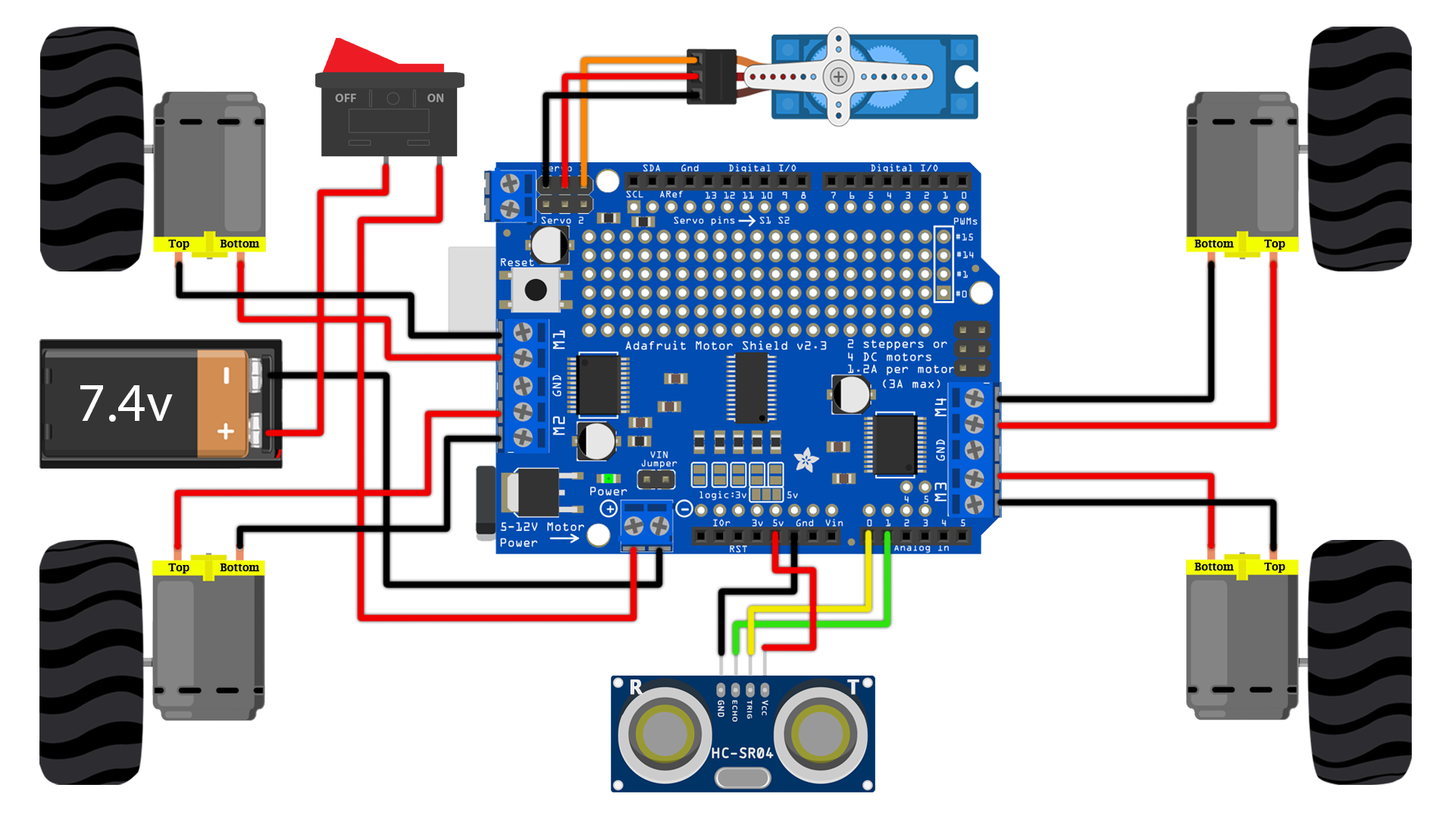
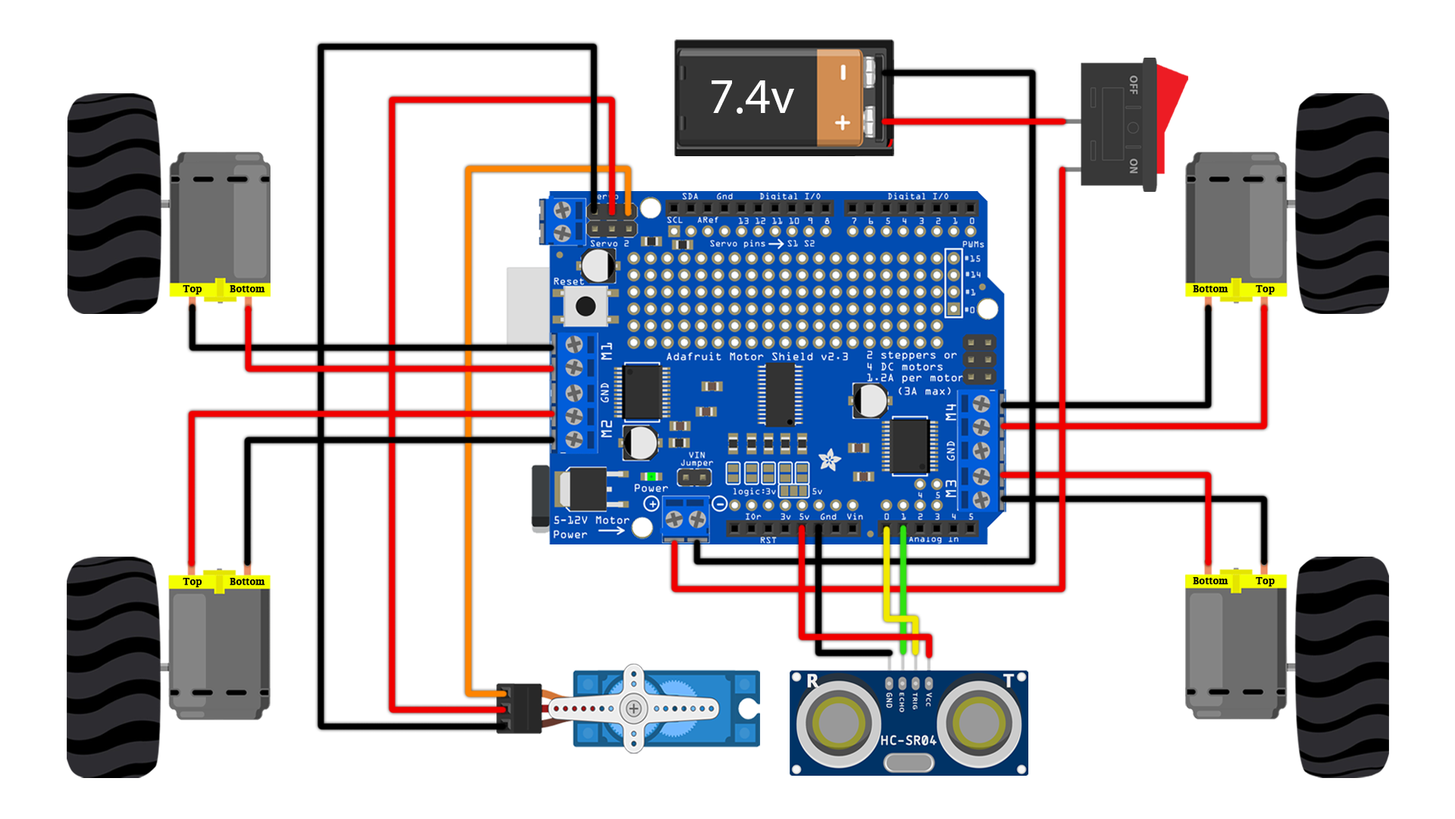
Revision of a layered 1455 x 819 image; what changed, layer by layer:
moved "VCC" (2nd of 15, in "Pictorial Diagram" › "Wiring" › "HC-SR04" › "VCC") into group "VCC", painted on it over (797, 259, 1278, 660)
painted on "VCC" (3rd of 15, in "Pictorial Diagram" › "Wiring" › "Rocker Switch") over (356, 162, 1067, 623)
moved "GND" (4th of 14, in "Pictorial Diagram" › "Wiring" › "Battery" › "GND") into group "GND", painted on it over (692, 68, 1278, 566)
moved "Motor DC" (1st of 2, in "Pictorial Diagram" › "Wiring") above "Servo" over (173, 259, 1278, 568)
moved "VCC" (13th of 15, in "Pictorial Diagram" › "Wiring" › "Motor DC" › "M4" › "VCC") into group "VCC", painted on it over (560, 72, 1269, 431)
moved "GND" (12th of 14, in "Pictorial Diagram" › "Wiring" › "Motor DC" › "M4" › "GND") into group "GND", painted on it over (541, 90, 1213, 410)
moved "Servo" (1st of 3, in "Pictorial Diagram" › "Wiring") below "Motor DC" over (316, 42, 702, 731)
added group "GND" (13th of 14, in "Pictorial Diagram" › "Wiring" › "Servo") with 1 layers in group "Servo" over (316, 42, 599, 731)
moved "GND" (14th of 14, in "Pictorial Diagram" › "Wiring" › "Servo" › "GND") into group "GND", painted on it over (266, 42, 664, 731)
moved "VCC" (15th of 15, in "Pictorial Diagram" › "Wiring" › "Servo" › "VCC") into group "VCC", painted on it over (263, 95, 617, 715)
moved "Battery & Holder" above "Motor Driver" over (39, 39, 895, 469)
painted on "7.4v" over (80, 80, 795, 422)
painted on "BH" over (39, 39, 895, 469)
painted on "MD" over (483, 162, 1007, 555)
painted on "Arduino Uno R3" over (447, 162, 1005, 553)
painted on "Servo" (3rd of 3, in "Pictorial Diagram" › "Component" › "Servo") over (496, 26, 979, 754)
moved "Motor DC" (2nd of 2, in "Pictorial Diagram" › "Component") below "HC-SR04" over (39, 26, 1413, 785)
…and 42 more changes (17 added, 24 painted, 1 removed, 10 stack)
